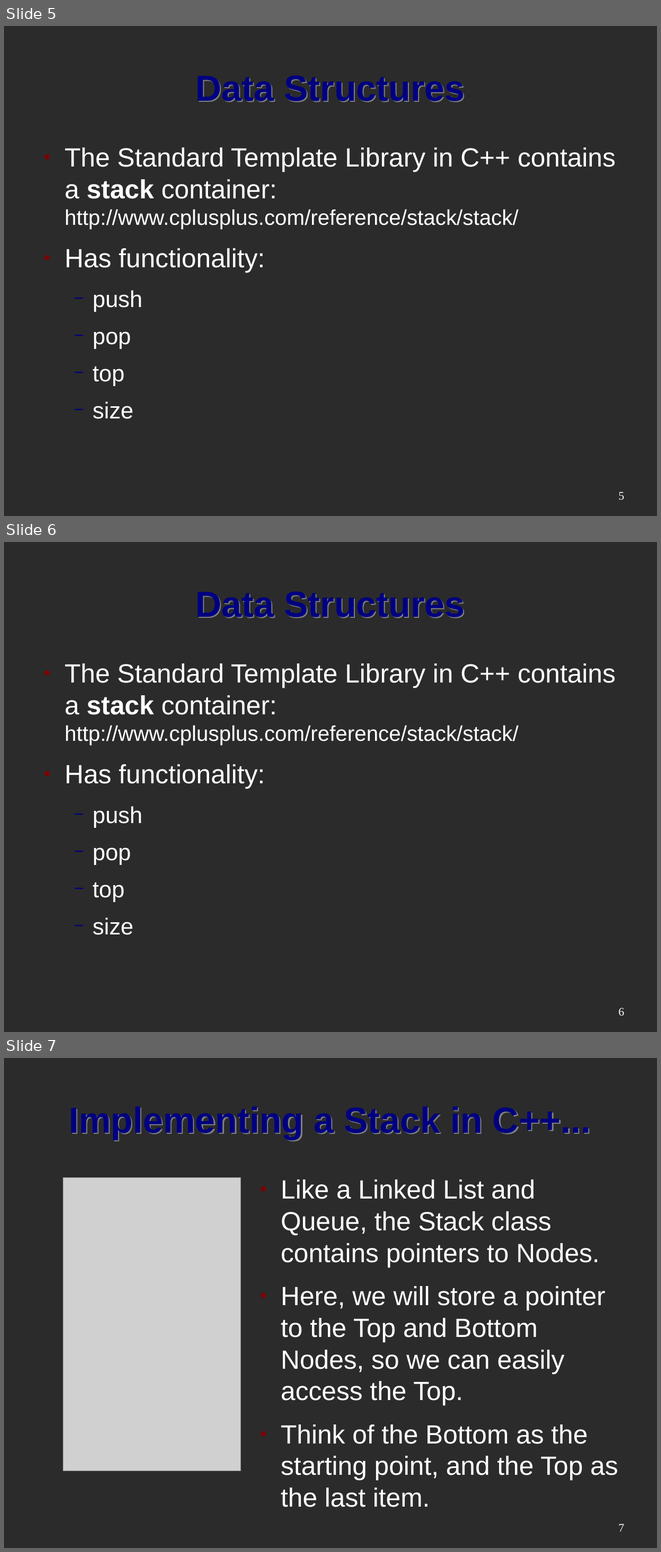
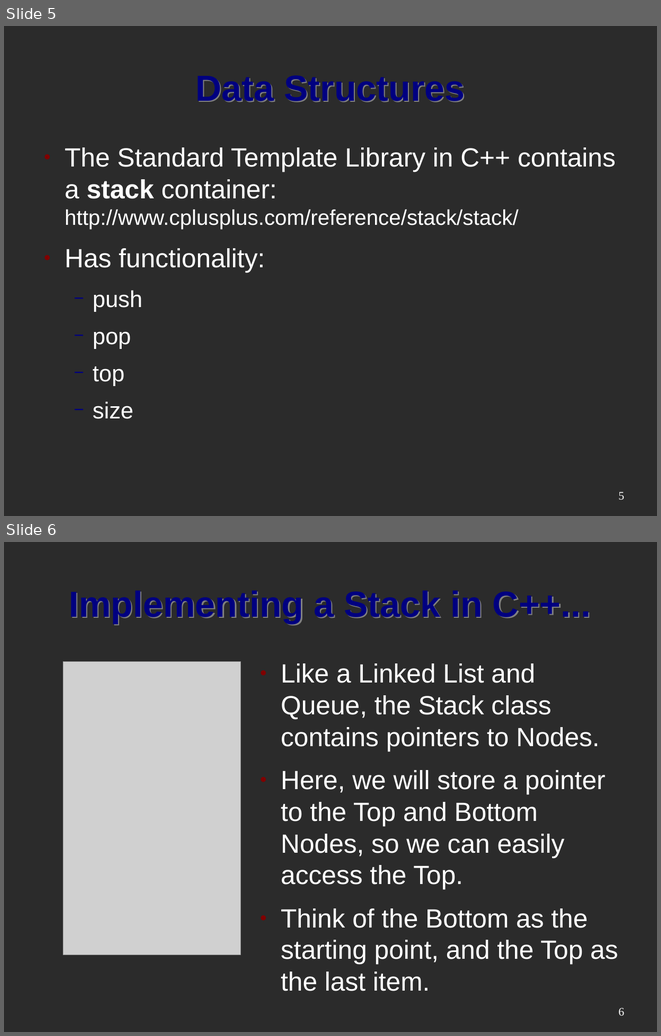
Before and after one commit to mactwist555/CPP-Course, a slide deck: Lecture/17 Stacks/Stacks.odp. Shown one above the other, each under a label of ours: slides 5, 6 and 7 before the commit, slides 5 and 6 after it. The pictures are 661x1552 and 661x1036 pixels, drawn with LibreOffice and Linux fonts; fonts in the diff are those of the drawing; grey boxes stand for pictures; background and template pictures are left out; a plain dark background stands for a picture behind light text. Boxes give left, top, right and bottom in pixels: in the first picture for what was removed or moved away, otherwise in the second. Text is boxed around its words. In the diff, an @@ line names an element or a change of style, - is before the commit and + after.

```diff
--- a/Lecture/17 Stacks/Stacks.odp
+++ b/Lecture/17 Stacks/Stacks.odp
@@ slide 6 removed at bbox=[4, 542, 657, 1032], background picture (left out) @@
@@ title removed at bbox=[195, 591, 465, 618] @@
-Data Structures
@@ text removed at bbox=[64, 663, 616, 935] @@
-● The Standard Template Library in C++ contains a stack container:
-  http://www.cplusplus.com/reference/stack/stack/
-● Has functionality:
-  − push
-  − pop
-  − top
-  − size
@@ page number removed at bbox=[618, 1007, 624, 1015] @@
-6
@@ what was slide 7 is now slide 6 @@
@@ page number at bbox=[618, 1007, 624, 1015]: text changed @@
-7
+6
```
Also in this commit, not shown: 7 other files.
